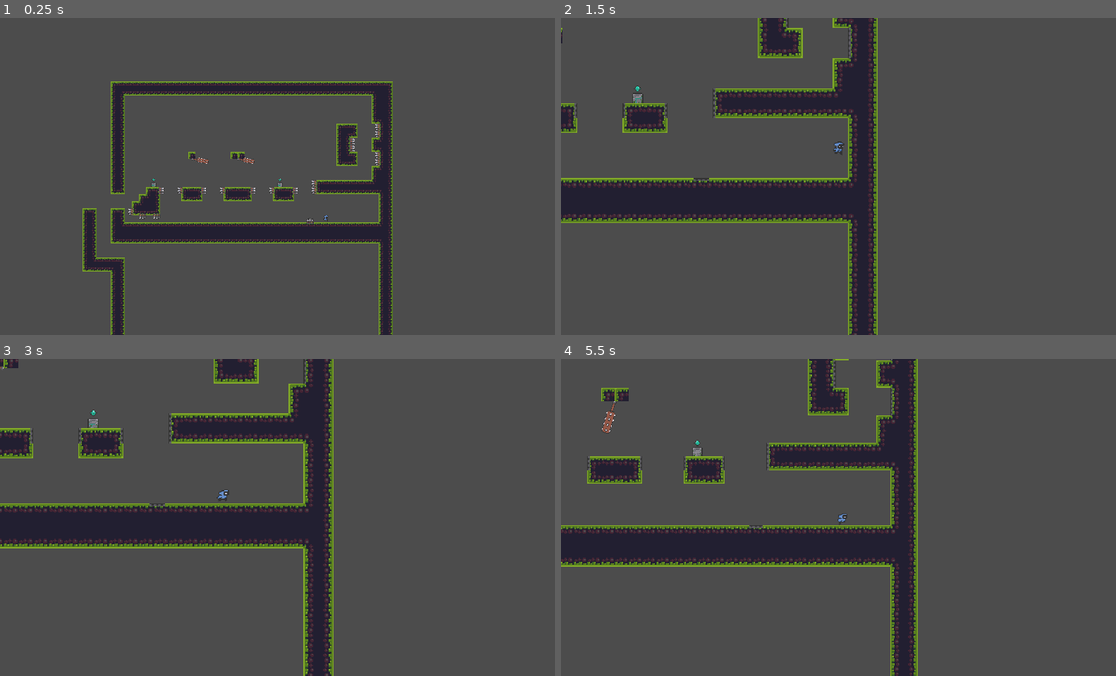
Above: before the commit, frames 1-4 (two rows, left to right).
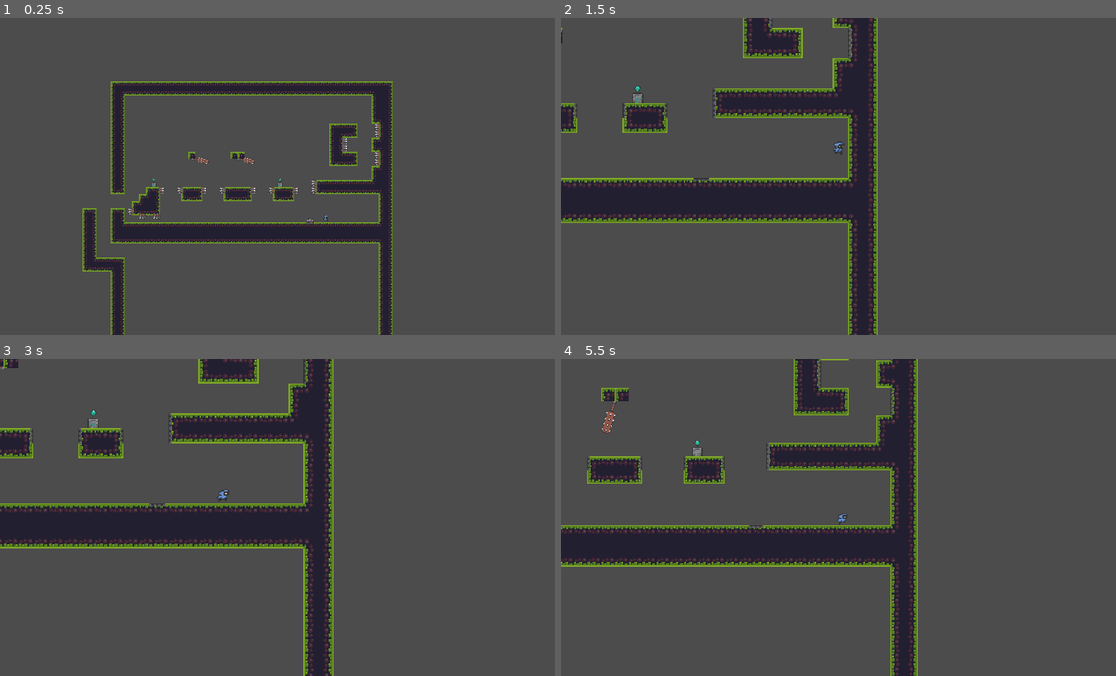
Above: after the commit, the same moments.

Repository: Mike149x/2DGameDraft
Game: Godot game, scene res://Scenes/Level1.tscn
The game is run twice, just before and just after one commit, with the same random seed, the same clock (stepped at 60 frames per second) and the same inputs. This scene is started directly instead of the project's main scene.
Inputs:
- Up to frame 1 (0.25 s): no input
- Up to frame 2 (1.5 s): hold D (right) from 0.53 s (still down); tap Z (zoom) at 0.6, 1.35 s; tap Space (jump) at 0.77 s
- Up to frame 3 (3 s): tap Space (jump) at 1.52 s; release D (right) at 2.03 s; hold A (left) 2.03-2.78 s; tap Z (zoom) at 2.1, 2.85 s; hold D (right) from 2.78 s (still down)
- Up to frame 4 (5.5 s): tap Space (jump) at 3.02, 3.77, 4.52 s; tap Z (zoom) at 3.6, 4.35, 5.1 s; release D (right) at 4.28 s; hold A (left) 4.28-5.03 s; hold D (right) from 5.03 s (still down)

The runs differ from the first frame. In frame 1, 0.3% of the frame differs, in the area x 59-64%, y 33-47%; in frame 2, 0.6%; in frame 3, 0.3%; in frame 4, 0.9%, in the area x 41-50%, y 0-18%.

Commit message:
minor

Diff:
--- a/2DGameDraft/Scenes/Level1.tscn
+++ b/2DGameDraft/Scenes/Level1.tscn
@@ -256,7 +256,7 @@
 tile_set = SubResource( 2 )
 cell_size = Vector2( 16, 16 )
 format = 1
-tile_data = PoolIntArray( -327689, 0, 0, -327688, 0, 131076, …(1705 unchanged characters)… 538, 65527, 0, 65536, 65528, 0, 65538, 23, 0, 0, 24, 0, 1, 25, 0, 2, 29, 0, 65541, 30, 0, 65539, 131063, 0, 65536, 131064, 0, 65538, 65559, 0, 65536, 65560, 0, 3, 65561, 0, 131074, 65565, 0, 65536, 65566, 0, 65539, 196599, 0, 65536, 196600, 0, 65538, 131095, 0, 65541, 131096, 0, 65538, 131100, 0, 0, 131101, 0, 131077, 131102, 0, 65538, 262135, 0, 65541, 262136, 0, 65539, 196631, 0, 65541, 196632, 0, 65538, 196636, 0, 131072, 196637, 0, 5, 196638, 0, 65538, 327671, 0, 65541, 327672, 0, 65538, 262146, 0, 0, 262152, 0, 0, 262153, 0, 0, 262167, 0, 65541, 262168, 0, 131075, 262169, 0, 2, 262173, 0, 65536, 262174, 0, 65538, 393207, 0, 65536, 393208, 0, 65538, 327703, 0, 131072, 327704, 0, 131073, 327705, 0, 131074,  …(6716 unchanged characters)…
+tile_data = PoolIntArray( -327689, 0, 0, -327688, 0, 131076, …(1705 unchanged characters)… 538, 65527, 0, 65536, 65528, 0, 65538, 22, 0, 0, 23, 0, 131076, 24, 0, 1, 25, 0, 2, 29, 0, 65541, 30, 0, 65539, 131063, 0, 65536, 131064, 0, 65538, 65558, 0, 65536, 65559, 0, 3, 65560, 0, 4, 65561, 0, 131074, 65565, 0, 65536, 65566, 0, 65539, 196599, 0, 65536, 196600, 0, 65538, 131094, 0, 65541, 131095, 0, 65538, 131100, 0, 0, 131101, 0, 131077, 131102, 0, 65538, 262135, 0, 65541, 262136, 0, 65539, 196630, 0, 65536, 196631, 0, 65538, 196636, 0, 131072, 196637, 0, 5, 196638, 0, 65538, 327671, 0, 65541, 327672, 0, 65538, 262146, 0, 0, 262152, 0, 0, 262153, 0, 0, 262166, 0, 65541, 262167, 0, 131075, 262168, 0, 131076, 262169, 0, 2, 262173, 0, 65536, 262174, 0, 65538, 393207, 0, 65536, 393208, 0, 65538, 327702, 0, 131072, 327703, 0, 131073, 327704, 0, 131073, 327705, 0, 131074,  …(6716 unchanged characters)…
 
 [node name="Camera2D" type="Camera2D" parent="."]
 current = true
@@ -337,11 +337,11 @@
 rotation = 4.71239
 
 [node name="SpikeTrap10" parent="." instance=ExtResource( 6 )]
-position = Vector2( 547, 153 )
+position = Vector2( 530, 153 )
 rotation = 4.71239
 
 [node name="SpikeTrap11" parent="." instance=ExtResource( 6 )]
-position = Vector2( 547, 137 )
+position = Vector2( 530, 137 )
 rotation = 4.71239
 
 [node name="SpikeTrap3" parent="." instance=ExtResource( 6 )]
Not shown, added: Trello Pictures/after nerf.PNG
Not shown, added: Trello Pictures/before nerf.PNG
